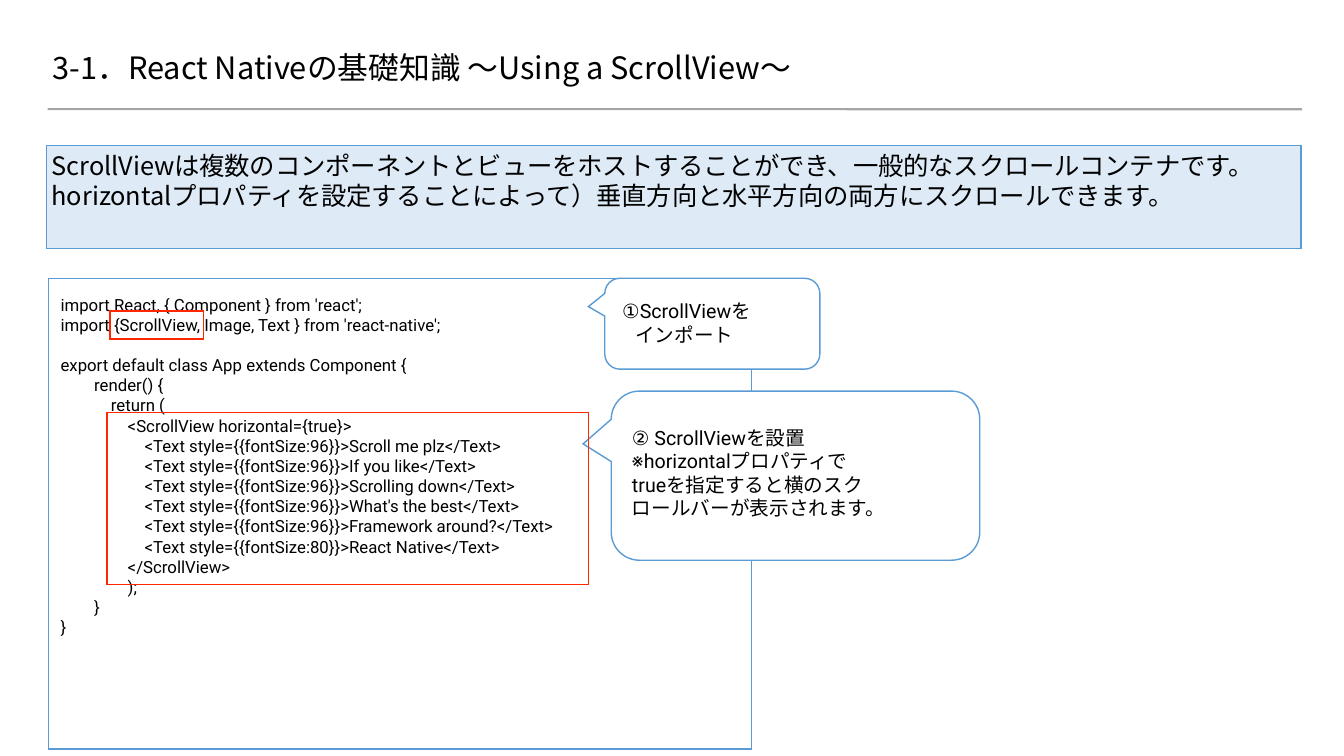
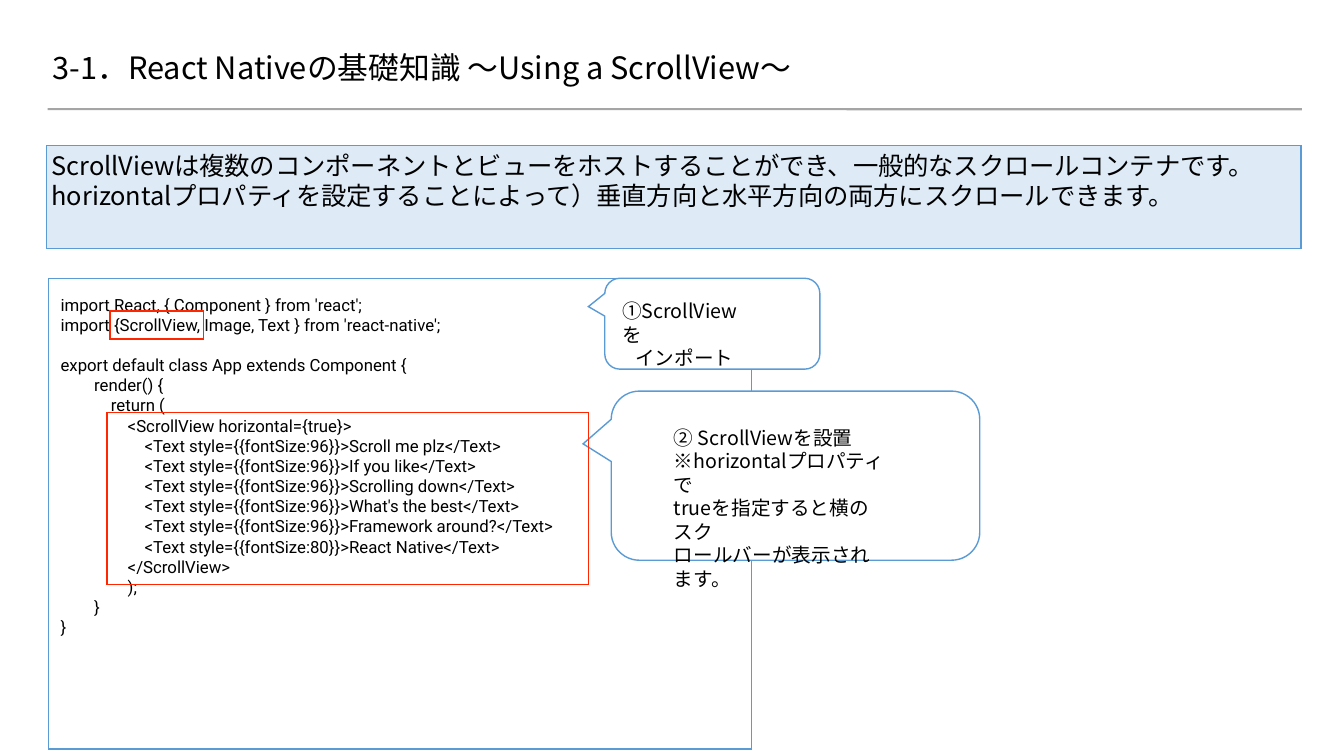
Before and after one commit to 2018SYSTEMI34/diary, a slide deck: slide 10 of doc/02_SlideShare/01.ネタ/３_ReactNative基礎知識/react-native.pptx. Drawn at 1344x756 pixels with LibreOffice and Linux fonts; fonts in the diff are those of the drawing; background and template pictures are left out. Boxes give left, top, right and bottom in pixels: in the first picture for what was removed or moved away, otherwise in the second. Text is boxed around its words. In the diff, an @@ line names an element or a change of style, - is before the commit and + after.

Commit message:
reactnative基礎知識＿最終修正20190329
reactnative基礎知識＿最終修正20190329

```diff
--- a/doc/02_SlideShare/01.ネタ/３_ReactNative基礎知識/react-native.pptx
+++ b/doc/02_SlideShare/01.ネタ/３_ReactNative基礎知識/react-native.pptx
@@ text "①ScrollViewを" at bbox=[635, 348, 733, 370]: font Roboto to Noto Sans CJK JP @@
@@ text "② ScrollViewを設置" at bbox=[674, 428, 870, 587]: font Roboto to Noto Sans CJK JP @@
@@ text "② ScrollViewを設置": place and size @@
-text "② ScrollViewを設置" at bbox=[632, 429, 885, 517]
+text "② ScrollViewを設置" at bbox=[674, 428, 870, 587]
```
Also in this commit, not shown: 10 other slides changed, 1 slide added, 1 other file.
